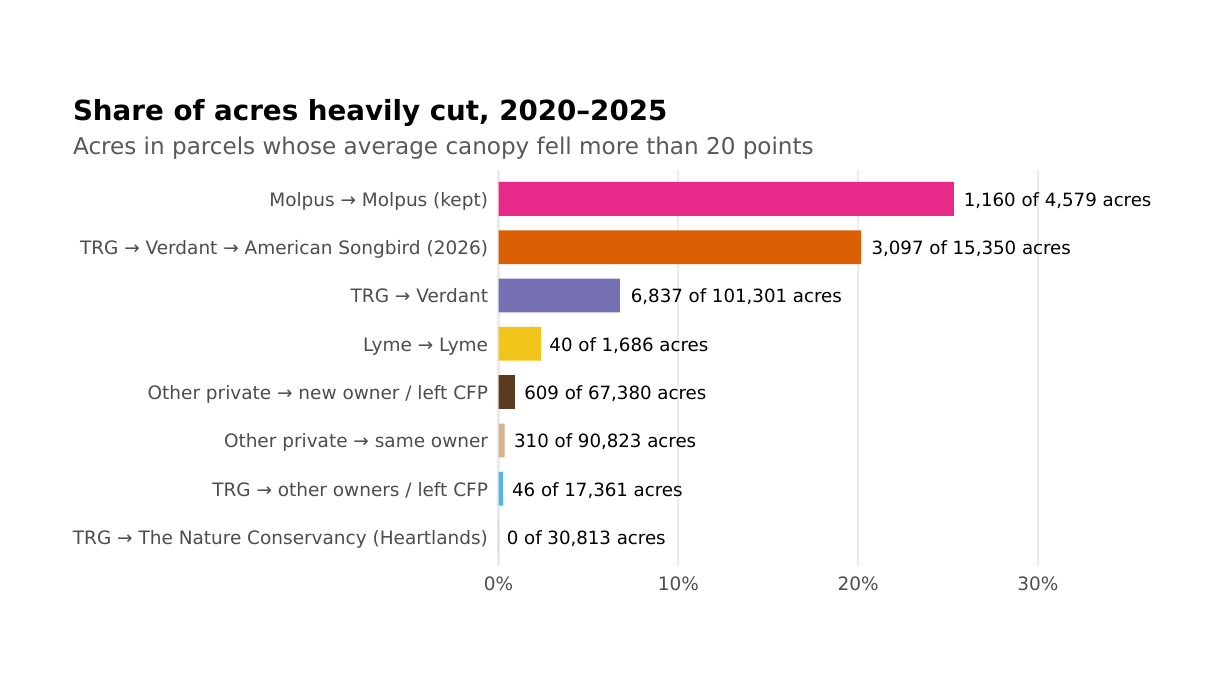
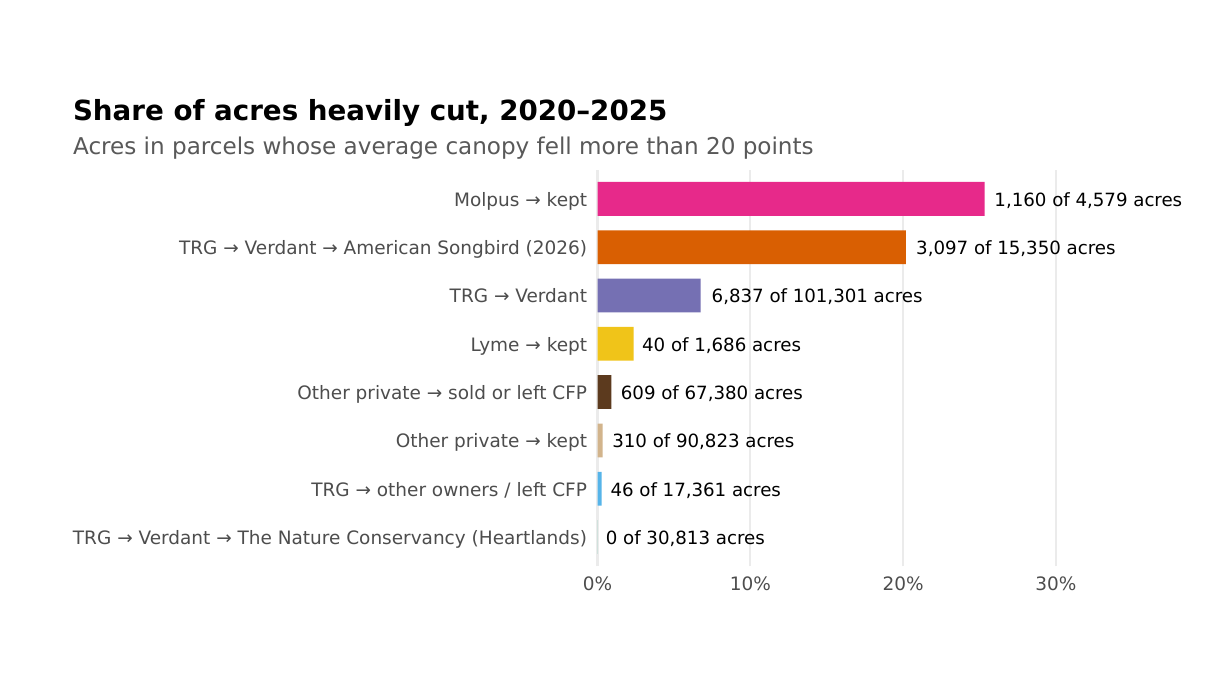
Before and after one commit to rswaty/kee_trees, a slide deck: slide 2 of output_visuals/powerpoint/all_charts.pptx. Drawn at 1232x693 pixels with LibreOffice and Linux fonts; fonts in the diff are those of the drawing. Boxes give left, top, right and bottom in pixels: in the first picture for what was removed or moved away, otherwise in the second. Text is boxed around its words. In the diff, an @@ line names an element or a change of style, - is before the commit and + after.

```diff
--- a/output_visuals/powerpoint/all_charts.pptx
+++ b/output_visuals/powerpoint/all_charts.pptx
@@ freeform shape: place and size @@
-freeform shape at (678, 170, 678, 567)
+freeform shape at (750, 170, 750, 567)
@@ 2 texts, 1 freeform shape: place and size @@
-2 texts, 1 freeform shape at (838, 170, 1071, 591)
+2 texts, 1 freeform shape at (883, 170, 1116, 591)
@@ freeform shape: place and size @@
-freeform shape at (1038, 170, 1038, 567)
+freeform shape at (1056, 170, 1056, 567)
@@ text at (454, 192, 587, 210): text changed @@
-Molpus → Molpus (kept)
+Molpus → kept
@@ rectangle: place and size @@
-rectangle at (499, 182, 955, 216)
+rectangle at (598, 182, 985, 216)
@@ text "1,160 of 4,579 acres": place and size @@
-text "1,160 of 4,579 acres" at (964, 192, 1152, 208)
+text "1,160 of 4,579 acres" at (994, 192, 1182, 208)
@@ rectangle: place and size @@
-rectangle at (499, 230, 861, 264)
+rectangle at (598, 230, 907, 264)
@@ rectangle: place and size @@
-rectangle at (499, 279, 620, 313)
+rectangle at (598, 279, 701, 313)
@@ text "6,837 of 101,301 acres": place and size @@
-text "6,837 of 101,301 acres" at (631, 288, 842, 304)
+text "6,837 of 101,301 acres" at (712, 288, 923, 304)
@@ rectangle: place and size @@
-rectangle at (499, 327, 542, 361)
+rectangle at (598, 327, 634, 361)
@@ text at (471, 337, 587, 355): text changed @@
-Lyme → Lyme
+Lyme → kept
@@ text "40 of 1,686 acres": place and size @@
-text "40 of 1,686 acres" at (549, 337, 708, 353)
+text "40 of 1,686 acres" at (642, 337, 801, 353)
@@ text at (297, 385, 587, 403): text changed @@
-Other private → new owner / left CFP
+Other private → sold or left CFP
@@ 7 texts, 4 rectangles, 1 freeform shape: place and size @@
-7 texts, 4 rectangles, 1 freeform shape at (80, 170, 696, 590)
+7 texts, 4 rectangles, 1 freeform shape at (179, 170, 794, 590)
@@ text "609 of 67,380 acres": place and size @@
-text "609 of 67,380 acres" at (524, 385, 706, 401)
+text "609 of 67,380 acres" at (621, 385, 803, 401)
@@ text at (396, 433, 587, 451): text changed @@
-Other private → same owner
+Other private → kept
@@ text at (73, 530, 587, 548): text changed @@
-TRG → The Nature Conservancy (Heartlands)
+TRG → Verdant → The Nature Conservancy (Heartlands)
@@ text "10%": place and size @@
-text "10%" at (658, 576, 699, 590)
+text "10%" at (730, 576, 771, 590)
@@ text "30%": place and size @@
-text "30%" at (1017, 576, 1058, 591)
+text "30%" at (1035, 576, 1076, 591)
```
Also in this commit, not shown: 4 other slides changed, 2 slides added, 4 slides removed, 43 other files.
